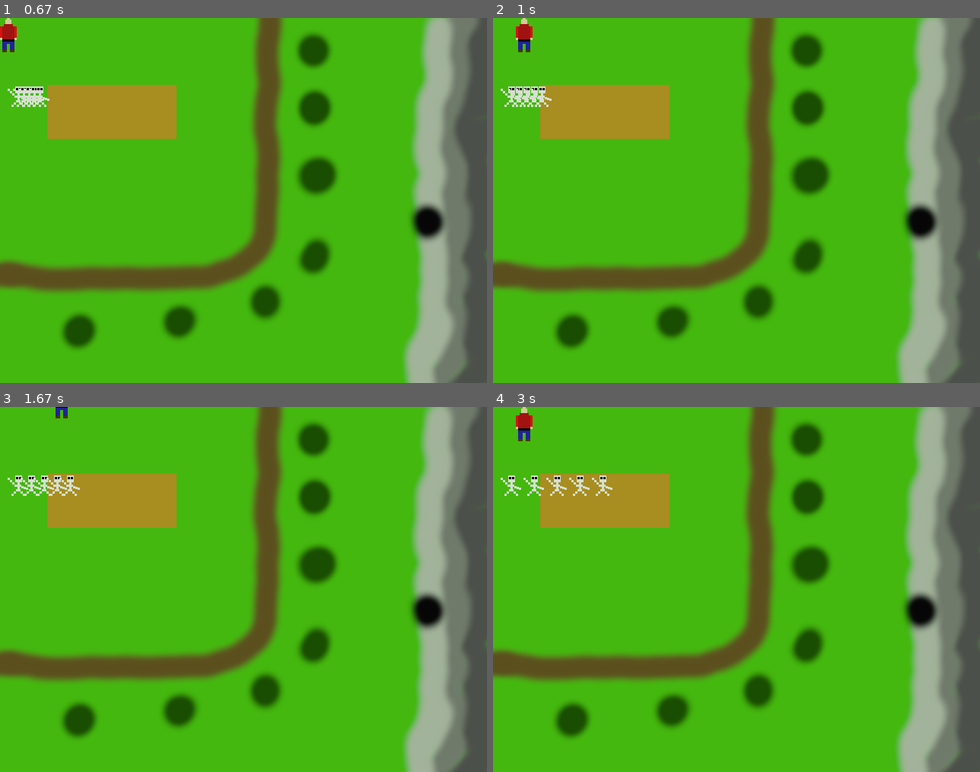
Above: before the commit, frames 1-4 (two rows, left to right).
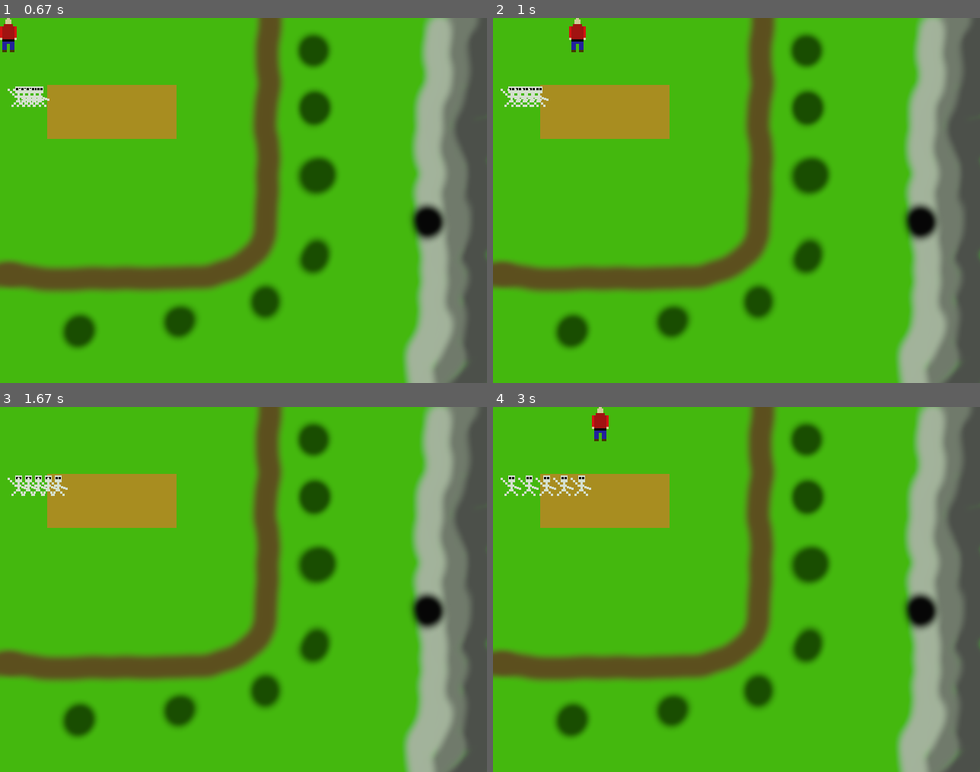
Above: after the commit, the same moments.

Repository: spudrucket/pygame-skeletons
Game: pygame game, started from pygame_skeleton.py
Two runs of this game, one before a commit and one after it. Both use one fixed random seed, a clock stepped at 60 frames per second and the inputs below.
Inputs:
- Up to frame 1 (0.67 s): tap Space at 0.33 s
- Up to frame 2 (1 s): hold Right from 0.67 s (still down); tap Space at 0.73 s
- Up to frame 3 (1.67 s): release Right at 1.13 s; hold Up 1.17-1.48 s; tap Space at 1.23, 1.58 s; hold Right from 1.52 s (still down)
- Up to frame 4 (3 s): release Right at 1.98 s; hold Left 2.02-2.55 s; tap Space at 2.08, 2.65, 2.98 s; hold Down 2.58-2.88 s; hold Left from 2.92 s (still down)

Frame 1 is identical in both runs. In frame 2, 0.6% of the frame differs, in the area x 2-20%, y 0-25%; in frame 3, 0.4%; in frame 4, 0.9%, in the area x 4-25%, y 0-25%.

Commit message:
Add files via upload

Diff:
--- a/pygame_skeleton.py
+++ b/pygame_skeleton.py
@@ -1,11 +1,11 @@
 #allows platform independent file paths
 import os
+#allows us to call the pygame class functions
 import pygame
-from pygame.locals import *
 
-#set main directory
+#set platform independant main directory for game files
 main_dir = os.path.split(os.path.abspath(__file__))[0]
-#set folder for the game files
+#set data folder for the game files
 data_dir = os.path.join(main_dir, "data")
 
 #set constants; height and width of screen; height and width of game objects
@@ -19,12 +19,12 @@
 class HeroObject(pygame.sprite.Sprite):
     def __init__(self, speed):
         pygame.sprite.Sprite.__init__(self) # call Sprite initializer
-        self.image, self.rect = load_image("hero.gif")
+        self.image, self.rect = load_image("hero.gif") # rect is used for moving and detecting collisions
         self.speed = speed
         self.attacking = False
 
     def update(self, up=False, down=False, left=False, right=False):
-        #moves the sprite based on the rect attribute
+        #moves the sprite based on the rect attribute tied to keyboard arrows
         if right:
             self.rect.x += self.speed
         if left:
@@ -34,12 +34,12 @@
         if up:
             self.rect.y -= self.speed
 
-    def attack(self, target):
-        #returns true if the hero collides with the target
+    def attack(self, targets_group):
+        #returns the colided with sprite from the group
         if not self.attacking:
             self.attacking = True
-            hitbox = self.rect.inflate(-5, -5)
-            return hitbox.colliderect(target.rect)
+            hitSprite = pygame.sprite.spritecollideany(self, targets_group)
+            return hitSprite
 
     def stopAttack(self):
         self.attacking = False
@@ -128,15 +128,15 @@
     #draw the background to the screen
     screen.blit(background, (0, 0))
     pygame.display.flip()
-    #create an empty list to hold multiple game objects
-    allSprites = pygame.sprite.RenderPlain()
     #instantiate the player using the
     player = HeroObject(HERO_SPEED)
-    allSprites.add(player)
+    playerSprites = pygame.sprite.Group(player)
+    #create a group to hold multiple game objects
+    enemySprites = pygame.sprite.Group()
     #instantiate enemies using the GameObject class and add them to the sprites list
     for x in range(5):
         enemy = EnemyObject(x * 40, x)
-        allSprites.add(enemy)
+        enemySprites.add(enemy)
     #main loop for the game
     going = True
     while going:
@@ -158,15 +158,19 @@
         if keys[pygame.K_RIGHT]:
             player.update(right=True)
         if keys[pygame.K_SPACE]:
-            if player.attack(enemy):
-                enemy.attacked()
-        elif event.type == pygame.KEYUP and event.key == pygame.K_SPACE:
+            hitEnemy = player.attack(enemySprites)
+            try:
+                hitEnemy.attacked()
+            except:
+                continue
             player.stopAttack()
         #update the sprites
-        allSprites.update()
+        playerSprites.update()
+        enemySprites.update()
         #draw background and sprites in new positions
         screen.blit(background, (0, 0))
-        allSprites.draw(screen)
+        playerSprites.draw(screen)
+        enemySprites.draw(screen)
         pygame.display.flip()
         #quit the game on screen exit
         for e in pygame.event.get():
